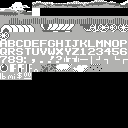
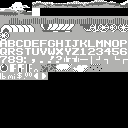
Layer changes from the first 128px x 128px image to the second:
painted on "patternB.bmp" over [24, 72, 48, 80]
